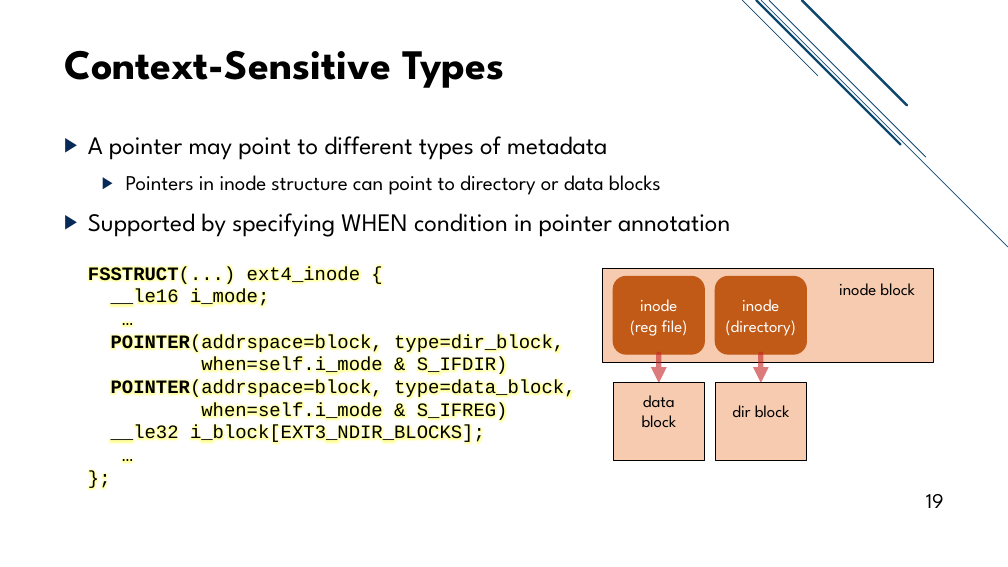
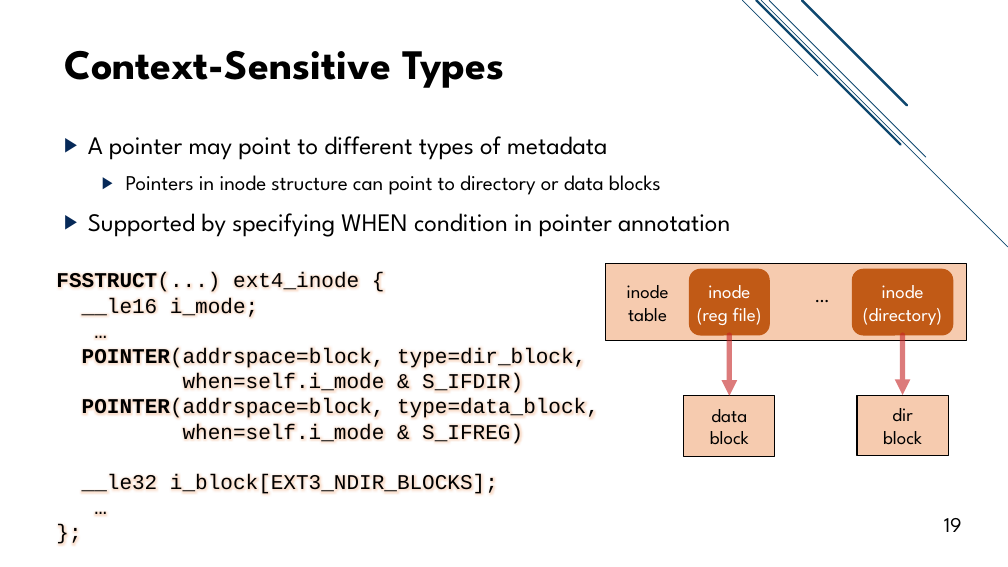
Before and after one commit to jacksun007/spiffy-paper, a slide deck: slide 19 of talk/spiffy_talk.pptx. Drawn at 1008x567 pixels with LibreOffice and Linux fonts; fonts in the diff are those of the drawing. Boxes give left, top, right and bottom in pixels: in the first picture for what was removed or moved away, otherwise in the second. Text is boxed around its words. In the diff, an @@ line names an element or a change of style, - is before the commit and + after.

Commit message:
fixed fonts, etc.

```diff
--- a/talk/spiffy_talk.pptx
+++ b/talk/spiffy_talk.pptx
@@ text "FSSTRUCT(...) ext4_inode {" moved from (x1=88, y1=267, x2=575, y2=444) to (x1=56, y1=272, x2=599, y2=494) @@
@@ text "FSSTRUCT(...) ext4_inode {" at (x1=56, y1=272, x2=599, y2=494): size 18 to 20 pt @@
@@ rectangle resized from (x1=603, y1=268, x2=934, y2=363) to (x1=606, y1=263, x2=966, y2=341) @@
@@ rounded rectangle "inode" resized from (x1=613, y1=277, x2=705, y2=355) to (x1=690, y1=269, x2=770, y2=335) @@
@@ rounded rectangle "inode" at (x1=690, y1=269, x2=770, y2=335): size 16 to 18 pt @@
@@ rounded rectangle "inode" at (x1=852, y1=269, x2=953, y2=335): size 16 to 18 pt @@
@@ rounded rectangle "inode" resized from (x1=715, y1=277, x2=807, y2=355) to (x1=852, y1=269, x2=953, y2=335) @@
@@ text added at (x1=627, y1=285, x2=669, y2=322), 18 pt, text #000000 @@
+inode table
@@ text added at (x1=808, y1=280, x2=842, y2=310), 18 pt, text #000000 @@
+…
@@ arrow moved from (761, 354) - (761, 383) to (730, 335) - (730, 396) @@
@@ arrow added from (903, 335) to (903, 395), #C62324 5 pt @@
@@ group removed at (x1=613, y1=283, x2=915, y2=461): 2 rectangles, 1 text, 1 arrow @@
-inode block
@@ rectangle "data" resized from (x1=642, y1=395, x2=677, y2=427) to (x1=684, y1=396, x2=775, y2=457) @@
@@ rectangle "data" at (x1=684, y1=396, x2=775, y2=457): fill none to #F6CBAF; outline none to #000000 1 pt @@
@@ text in rectangle at (x1=710, y1=409, x2=749, y2=445): text changed; size 16 to 18 pt @@
-data block
+data
+block
@@ rectangle "dir" at (x1=858, y1=395, x2=949, y2=456): fill none to #F6CBAF; outline none to #000000 1 pt @@
@@ rectangle "dir" resized from (x1=732, y1=405, x2=790, y2=417) to (x1=858, y1=395, x2=949, y2=456) @@
@@ text in rectangle at (x1=883, y1=408, x2=922, y2=445): text changed; size 16 to 18 pt @@
-dir block
+dir
+block
@@ page number moved from (x1=926, y1=494, x2=944, y2=508) to (x1=944, y1=518, x2=962, y2=532) @@
```
Also in this commit, not shown: 39 other slides changed.
